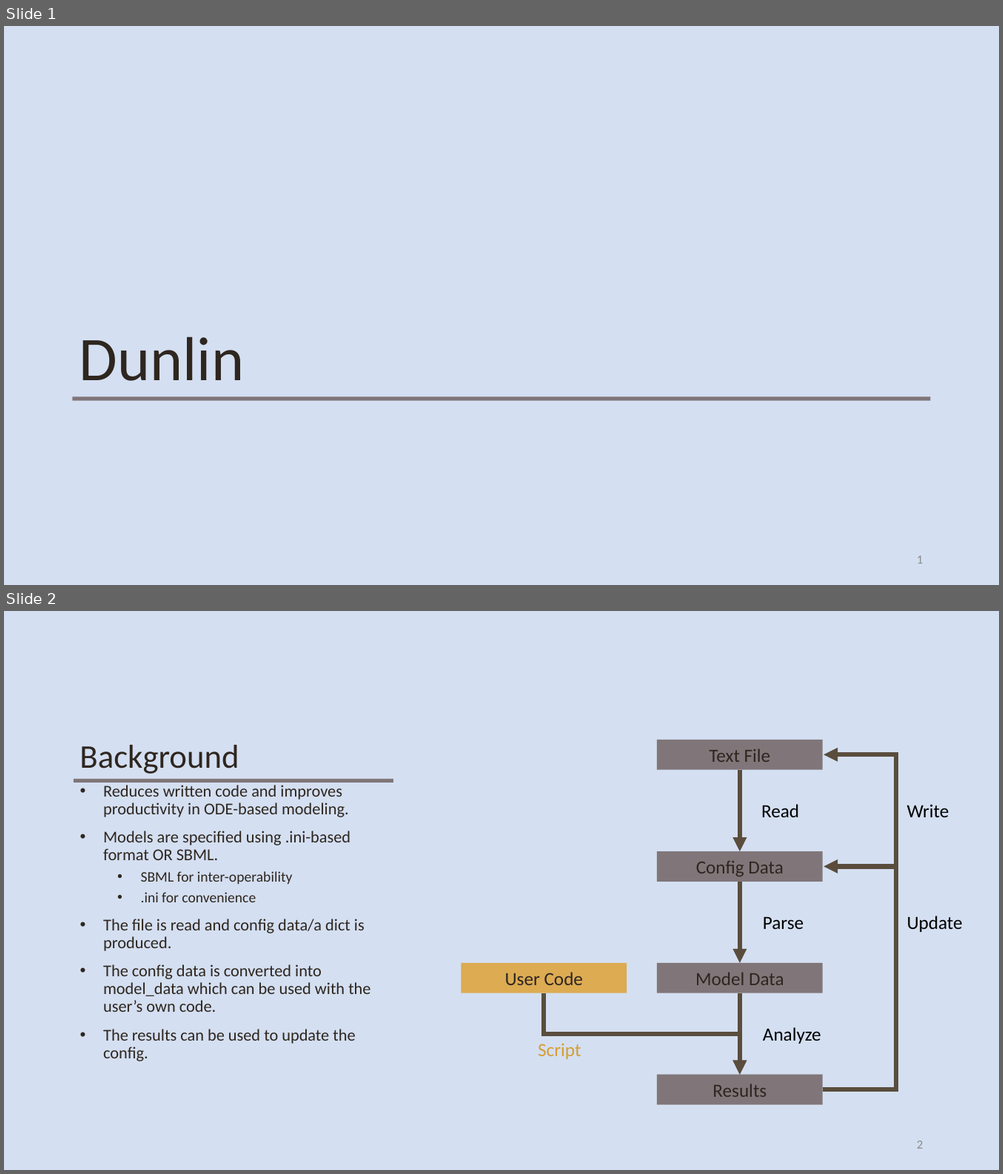
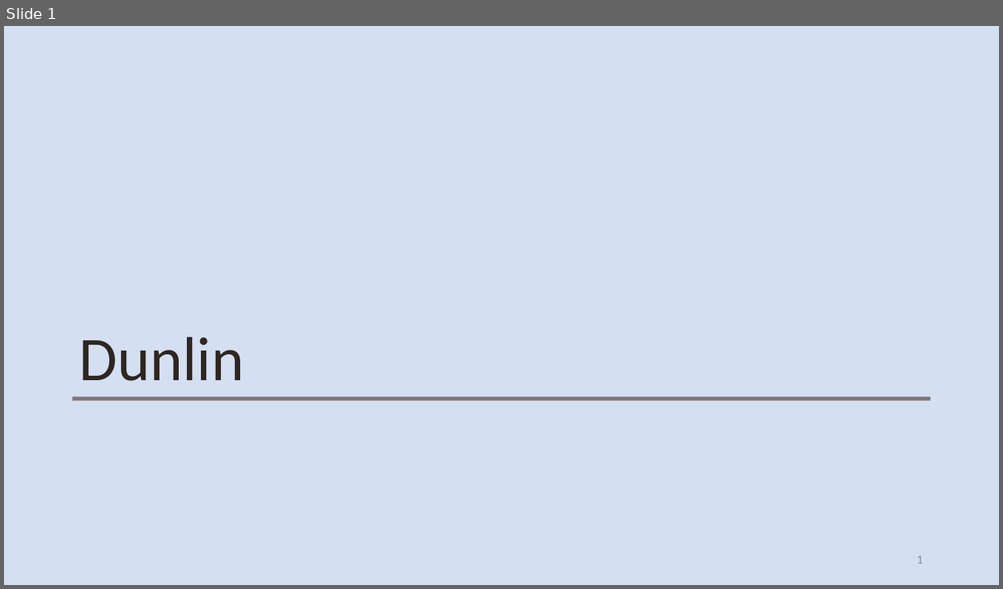
Before and after one commit to russellnjk/dunlin, a slide deck: dunlin_about.pptx. Shown one above the other, each under a label of ours: slides 1 and 2 before the commit, slide 1 after it. The pictures are 1003x1174 and 1003x589 pixels, drawn with LibreOffice and Linux fonts; fonts in the diff are those of the drawing. Boxes give left, top, right and bottom in pixels: in the first picture for what was removed or moved away, otherwise in the second. Text is boxed around its words. In the diff, an @@ line names an element or a change of style, - is before the commit and + after.

```diff
--- a/dunlin_about.pptx
+++ b/dunlin_about.pptx
@@ slide 2 removed at box(4, 611, 999, 1170), background #D4DFF1 @@
@@ rectangle removed at box(657, 740, 822, 771) @@
-Text File
@@ title removed at box(79, 745, 239, 774) @@
-Background
@@ elbow arrow removed from (822, 1090) to (823, 755) @@
@@ rectangle removed at box(74, 779, 393, 783) @@
@@ text removed at box(103, 785, 370, 1062) @@
-• Reduces written code and improves productivity in ODE-based modeling.
-• Models are specified using .ini-based format OR SBML.
-  • SBML for inter-operability
-  • .ini for convenience
-• The file is read and config data/a dict is produced.
-• The config data is converted into model_data which can be used with the user’s own code.
-• The results can be used to update the config.
@@ arrow removed from (740, 770) to (740, 851) @@
@@ text removed at box(761, 804, 799, 817) @@
-Read
@@ text removed at box(907, 804, 949, 817) @@
-Write
@@ rectangle removed at box(657, 851, 822, 882) @@
-Config Data
@@ elbow arrow removed from (822, 1090) to (823, 867) @@
@@ arrow removed from (740, 882) to (740, 963) @@
@@ text removed at box(762, 917, 803, 930) @@
-Parse
@@ text removed at box(907, 916, 962, 932) @@
-Update
@@ rectangle removed at box(461, 963, 626, 994) @@
-User Code
@@ rectangle removed at box(657, 963, 822, 994) @@
-Model Data
@@ elbow arrow removed from (544, 994) to (740, 1075) @@
@@ arrow removed from (740, 994) to (740, 1075) @@
@@ text removed at box(762, 1028, 821, 1044) @@
-Analyze
@@ text removed at box(538, 1043, 580, 1059) @@
-Script
@@ rectangle removed at box(657, 1075, 822, 1105) @@
-Results
@@ page number removed at box(916, 1141, 922, 1149) @@
-2
```
Also in this commit, not shown: 3 slides changed, 2 other slides removed, 27 other files.
